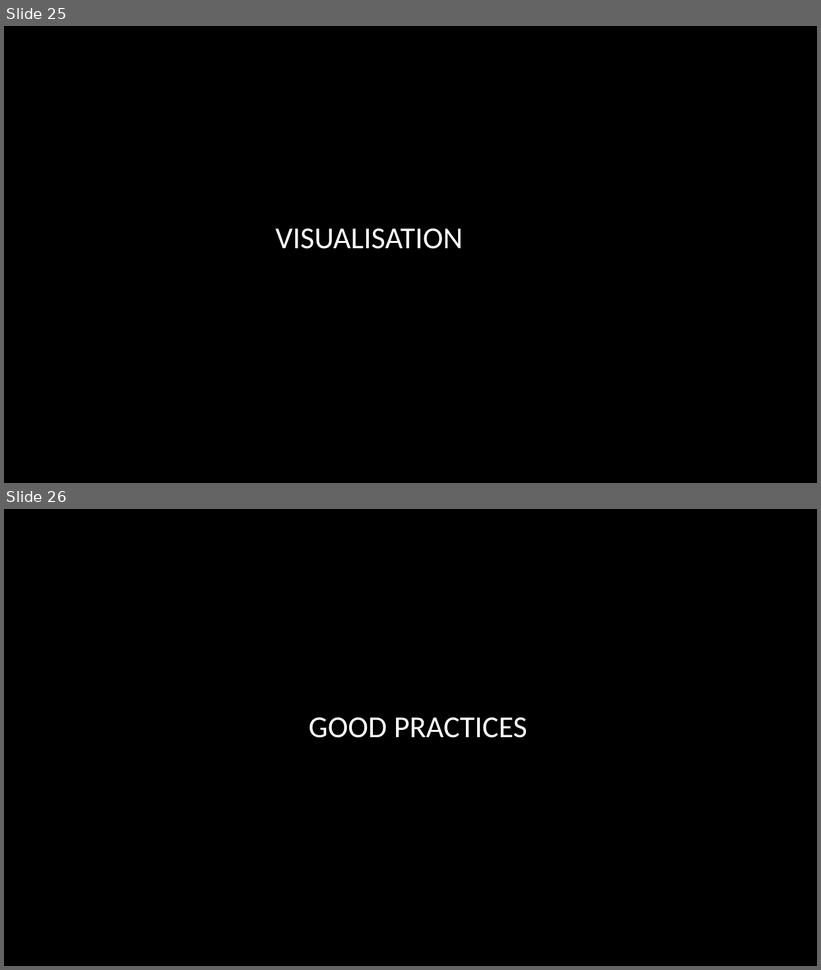
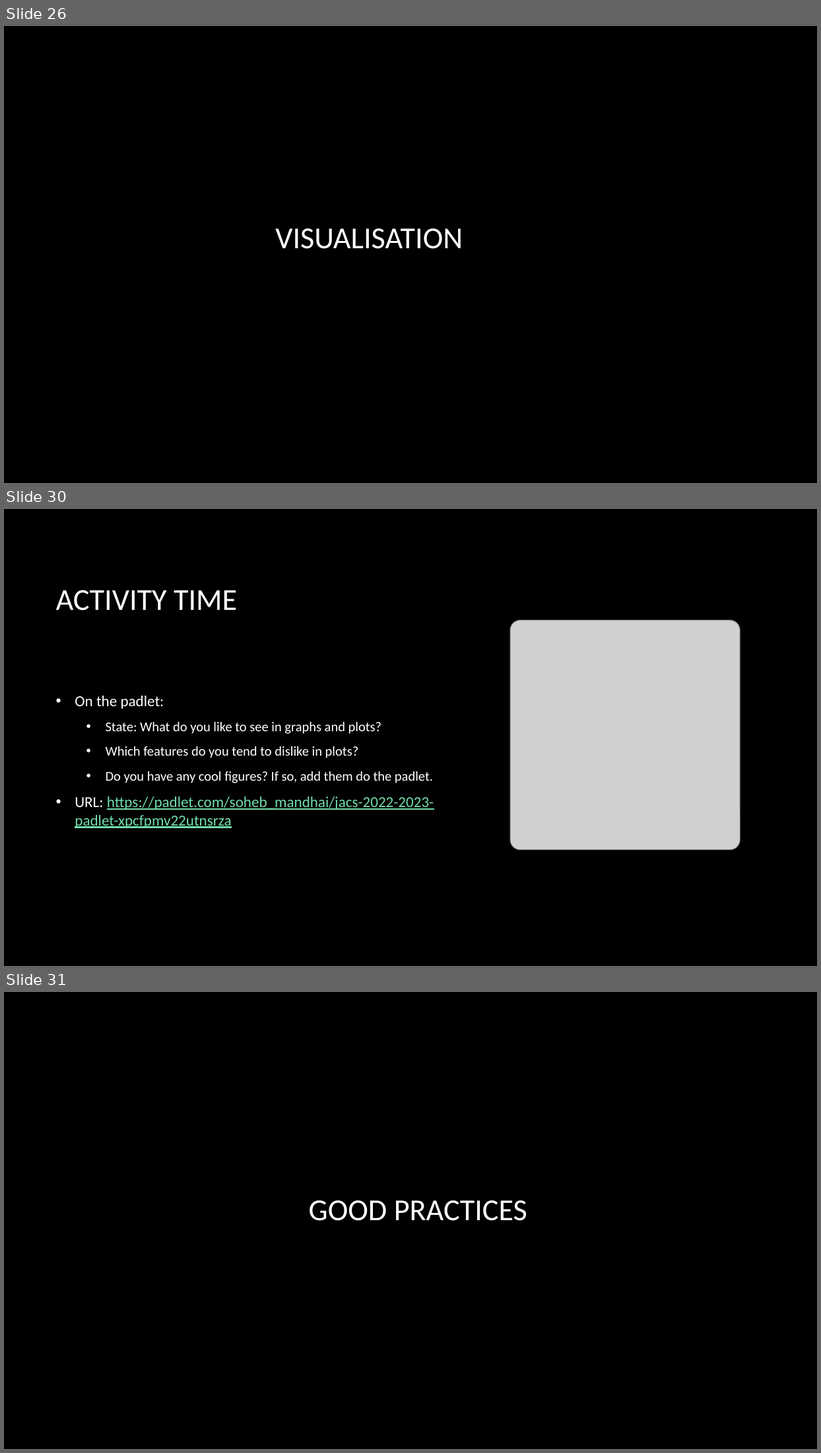
Before and after one commit to smandhai/Astro-Data-Handling-Tutorials, a slide deck: A Primer on Python Survival.pptx. Shown one above the other, each under a label of ours: slides 25 and 26 before the commit, slides 26, 30 and 31 after it; the slides between them are not shown. The pictures are 821x970 and 821x1453 pixels, drawn with LibreOffice and Linux fonts; fonts in the diff are those of the drawing; grey boxes stand for pictures; background and template pictures are left out. Boxes give left, top, right and bottom in pixels: in the first picture for what was removed or moved away, otherwise in the second. Text is boxed around its words. In the diff, an @@ line names an element or a change of style, - is before the commit and + after.

Commit message:
JACS 2025 Material

```diff
--- a/A Primer on Python Survival.pptx
+++ b/A Primer on Python Survival.pptx
@@ slide 30 added at [4,509,817,966], background picture (left out) @@
@@ title added at [56,590,237,611], 36 pt, text #FFFFFF @@
+ACTIVITY TIME
@@ picture added at [510,620,741,850] @@
@@ text added at [75,696,434,828], 16 pt, text #FFFFFF @@
+• On the padlet:
+  • State: What do you like to see in graphs and plots?
+  • Which features do you tend to dislike in plots?
+  • Do you have any cool figures? If so, add them do the padlet.
+• URL: https://padlet.com/soheb_mandhai/jacs-2022-2023-padlet-xpcfpmv22utnsrza
@@ what was slide 25 is now slide 26 @@
@@ what was slide 26 is now slide 31 @@
```
Also in this commit, not shown: 4 other slides added.
